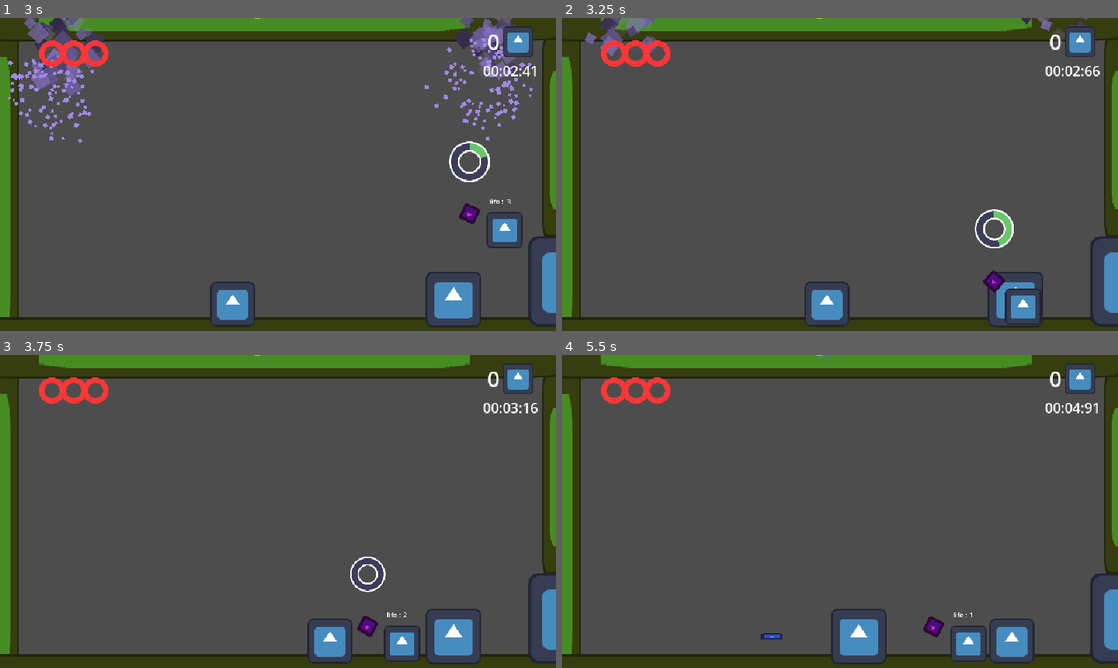
Above: before the commit, frames 1-4 (two rows, left to right).
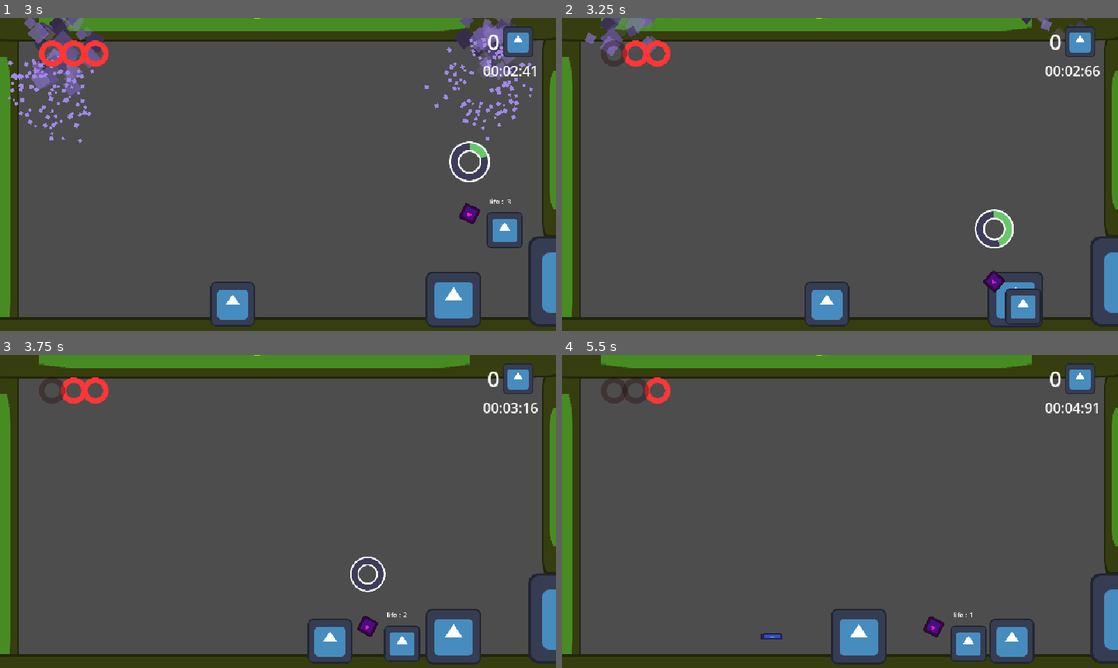
Above: after the commit, the same moments.

Repository: Juawo/hammer-game
Game: Godot game, scene res://scenes/Ui/main_menu.tscn
The game is run twice, just before and just after one commit, with the same random seed, the same clock (stepped at 60 frames per second) and the same inputs. The engine's default icon, where the game draws it, is replaced by a stand-in: a white triangle on a blue panel in a dark square.
Inputs (mouse positions are in pixels of both pictures, inside the frame that each line leads up to):
- Up to frame 1 (3 s): click "PLAY" at 0.5 s; move the mouse to (400, 158) at 1.27 s; press the mouse at (400, 158) at 1.28 s; hold D (right) 1.28-2.78 s; tap W (jump) at 1.52, 2.27 s; move the mouse to (166, 190) at 2.02 s; release the mouse at (166, 190) at 2.03 s; click (166, 190) at 2.1 s; move the mouse to (333, 105) at 2.77 s; press the mouse at (333, 105) at 2.78 s; hold A (left) from 2.78 s (still down)
- Up to frame 2 (3.25 s): keep holding A (left)
- Up to frame 3 (3.75 s): move the mouse to (250, 574) at 3.52 s; release A (left) at 3.53 s; release the mouse at (250, 574) at 3.53 s; hold D (right) from 3.53 s (still down); click (250, 574) at 3.6 s
- Up to frame 4 (5.5 s): tap W (jump) at 3.77, 4.52, 5.27 s; move the mouse to (1006, 558) at 4.27 s; press the mouse at (1006, 558) at 4.28 s; move the mouse to (673, 464) at 5.02 s; release D (right) at 5.03 s; release the mouse at (673, 464) at 5.03 s; hold A (left) from 5.03 s (still down); click (673, 464) at 5.1 s

Frame 1 is identical in both runs. In frame 2, 0.2% of the frame differs, in the area x 7-12%, y 7-16%; in frame 3, 0.2%; in frame 4, 0.4%, in the area x 7-16%, y 7-16%.

Commit message:
Update player health handling to emit event on damage taken

Diff:
--- a/project_time_tracker.json
+++ b/project_time_tracker.json
@@ -1,9 +1,9 @@
 {
-  "2D": 12345.189,
+  "2D": 12725.124,
   "3D": 10.32,
   "AFK": 526.596,
   "Asset Store": 2.207,
-  "Documentation": 1.546,
-  "Game": 8899.103,
-  "Script": 14288.987
+  "Documentation": 5.716,
+  "Game": 9895.759,
+  "Script": 15825.704
 }
--- a/scripts/Player/player.gd
+++ b/scripts/Player/player.gd
@@ -59,9 +59,10 @@
 func take_damage(value : int) -> void :
 	if is_invulnerable :
 		return
+
 	current_health -= value
 	label.text = "life : " + str(current_health)
-
+	Events.player_health_changed.emit(current_health)
 	if current_health <= 0 :
 		die()
 	else :
